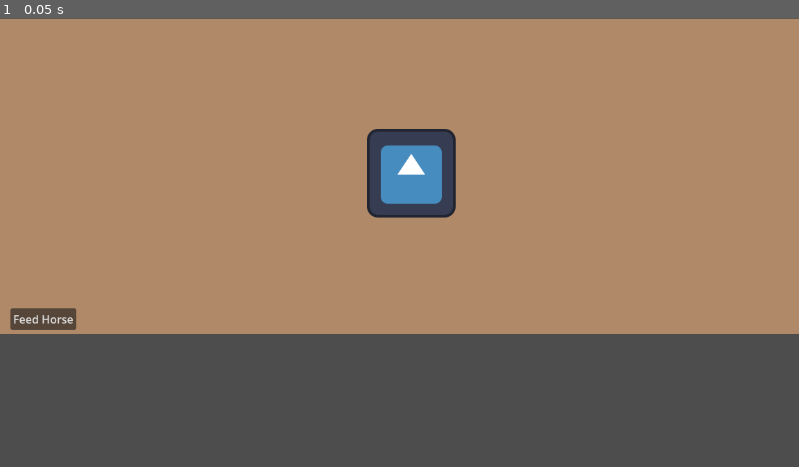
Above: before the commit, frame 1.
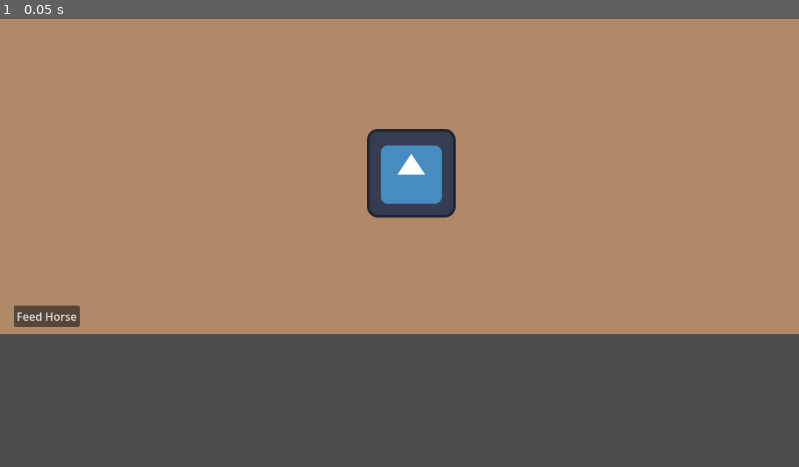
Above: after the commit, the same moment.

Repository: veronica-foltz/stable-tycoon
Game: Godot game, scene res://scenes/main.tscn
Same seed, same stepped clock (60 frames per second), same inputs: the game is played once before the commit and once after it. The engine's default icon, where the game draws it, is replaced by a stand-in: a white triangle on a blue panel in a dark square.
Inputs:
- Up to frame 1 (0.05 s): no input

The runs differ from the first frame. In frame 1, 0.3% of the frame differs, in the area x 1-11%, y 63-70%.

Commit message:
updated button
updated button

Diff:
--- a/stable-tycoon/scenes/main.tscn
+++ b/stable-tycoon/scenes/main.tscn
@@ -28,8 +28,8 @@
 
 [node name="FeedButton" type="Button" parent="." unique_id=345679970]
 layout_mode = 0
-offset_left = 15.0
-offset_top = 419.0
-offset_right = 110.0
-offset_bottom = 450.0
+offset_left = 20.0
+offset_top = 415.0
+offset_right = 115.0
+offset_bottom = 446.0
 text = "Feed Horse"
